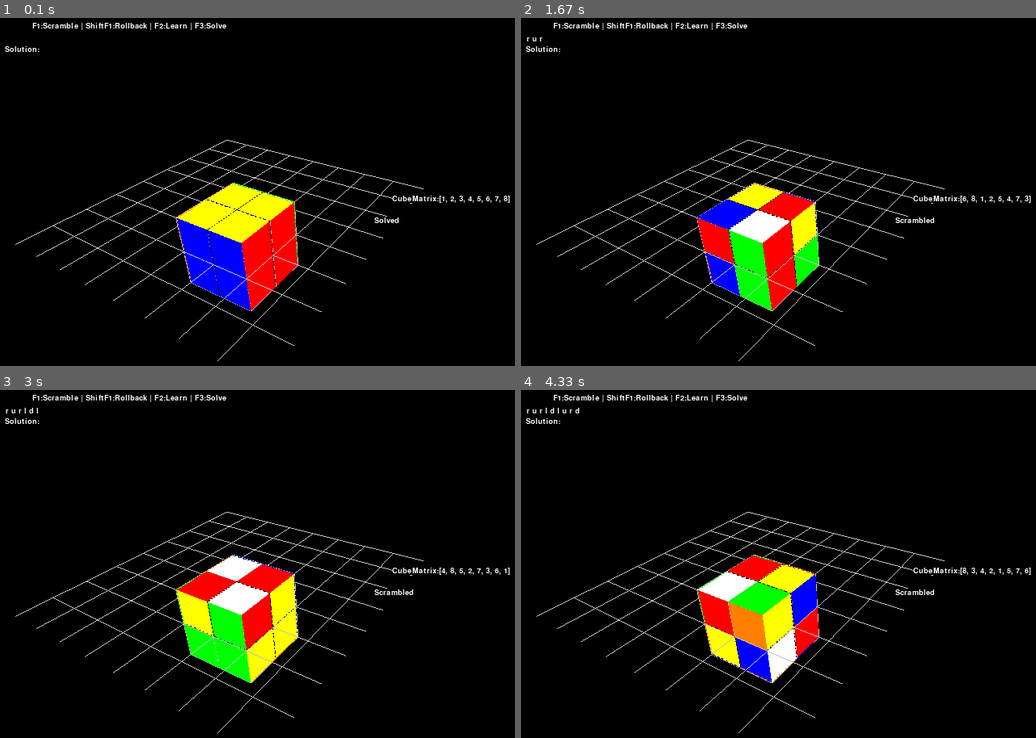
Above: before the commit, frames 1-4 (two rows, left to right).
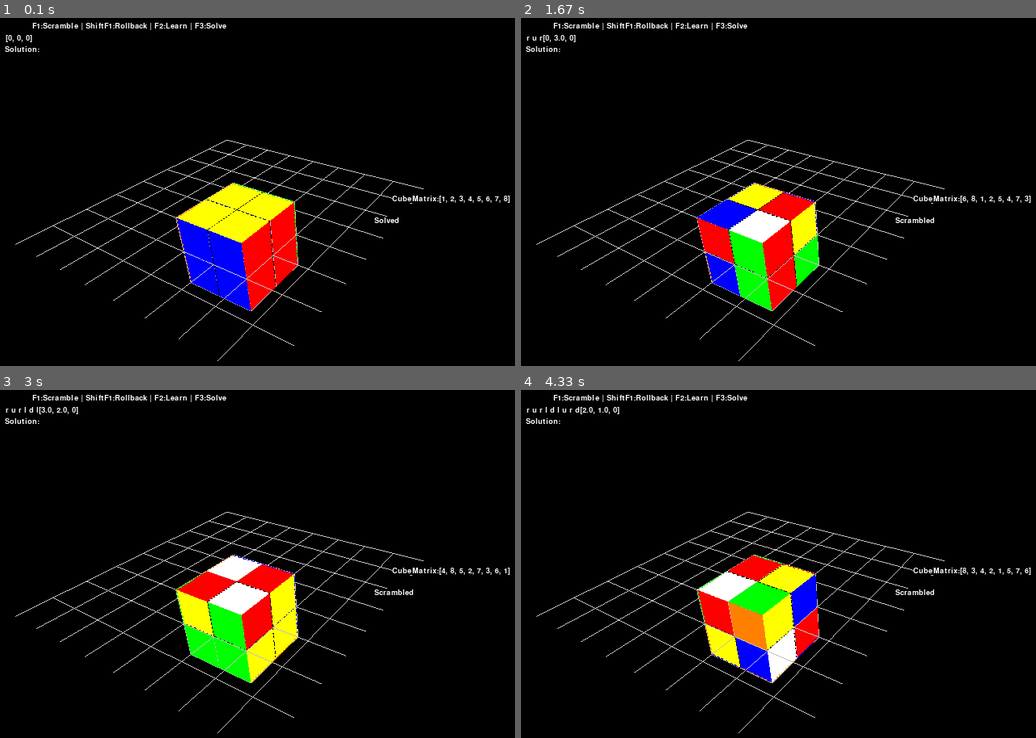
Above: after the commit, the same moments.

Repository: ogu83/pyrubicscube
Game: pygame game, started from pyrubicscube.py
Same seed, same stepped clock (60 frames per second), same inputs: the game is played once before the commit and once after it.
Inputs (mouse positions are in pixels of both pictures, inside the frame that each line leads up to):
- Up to frame 1 (0.1 s): no input
- Up to frame 2 (1.67 s): hold Right 0.33-0.8 s; move the mouse to (814, 233) at 0.37 s; hold Up 0.83-1.13 s; hold Right 1.17-1.63 s
- Up to frame 3 (3 s): hold Left 1.67-2.2 s; hold Down 2.23-2.53 s; hold Left 2.57-2.97 s
- Up to frame 4 (4.33 s): hold Up 3-3.37 s; hold Right 3.4-4.03 s; hold Down from 4.07 s (still down)

The runs differ from the first frame. In frame 1, less than 0.1% of the frame differs, in the area x 1-7%, y 4-7%; in frame 2, less than 0.1%; in frame 3, less than 0.1%; in frame 4, 0.1%, in the area x 1-20%, y 4-7%.

Commit message:
rotation matrix cube

Diff:
--- a/Cube222.py
+++ b/Cube222.py
@@ -173,7 +173,8 @@
             self.notation_history.append(notation);
 
     def notation_history_str(self):
-        return ' '.join(self.notation_history);
+        return ' '.join(self.notation_history) + str(self.Cube1.get_angle_matrix());
+
 
     def solution_history_str(self):
         return ' '.join(self.solution_history);
--- a/OpenGL_Geometry.py
+++ b/OpenGL_Geometry.py
@@ -85,6 +85,9 @@
         self.angle_y = [0, 0, False]
         self.angle_z = [0, 0, False]
 
+    def get_angle_matrix(self):
+        return [self.angle_x[0] % 360 // 90, self.angle_y[0] % 360 // 90, self.angle_z[0] % 360 //90]
+
     def getColorArray(self):
         return [
             self.color_b, #GREEN
